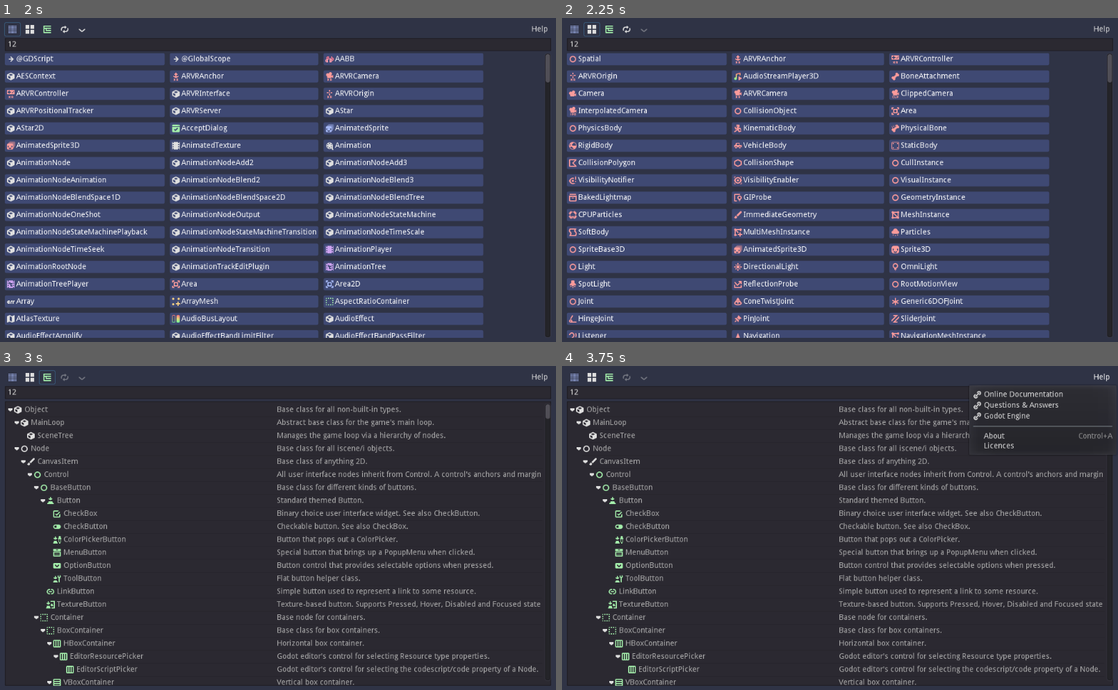
Above: before the commit, frames 1-4 (two rows, left to right).
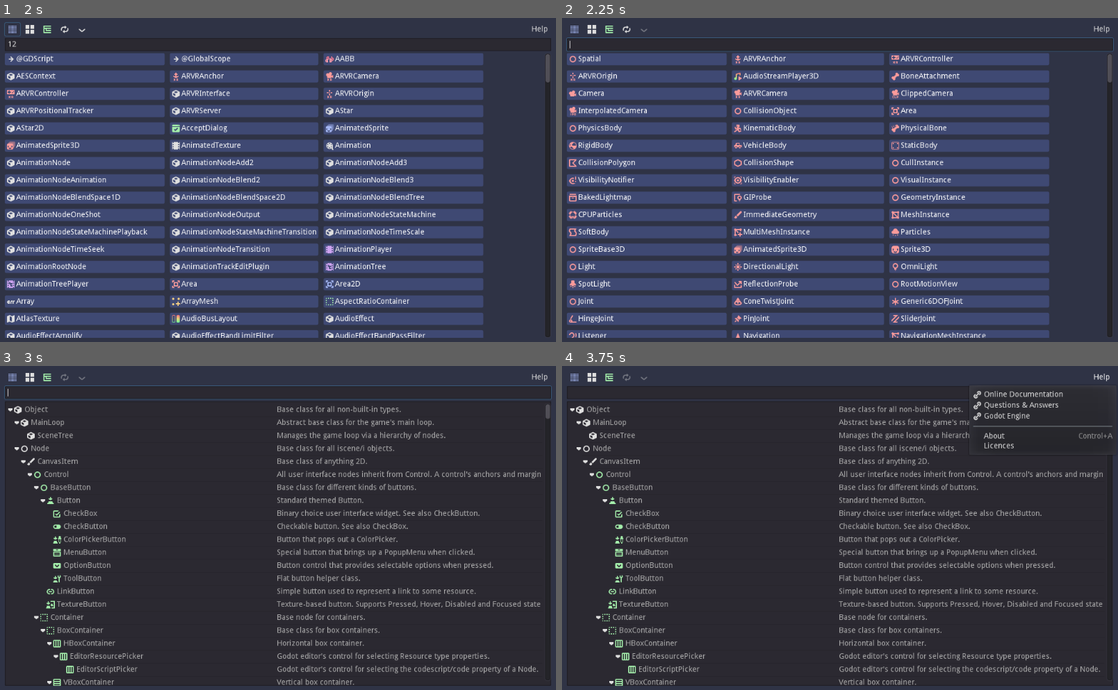
Above: after the commit, the same moments.

Repository: andrew-wilkes/gdscript-class-explorer
Game: Godot game, scene res://Main.tscn
Same seed, same stepped clock (60 frames per second), same inputs: the game is played once before the commit and once after it.
Inputs (mouse positions are in pixels of both pictures, inside the frame that each line leads up to):
- Up to frame 1 (2 s): click (278, 43) at 0.52 s; type "12" at 0.6 s; click (11, 30) at 1.25 s
- Up to frame 2 (2.25 s): click (589, 30) at 2 s
- Up to frame 3 (3 s): click (44, 378) at 2.75 s
- Up to frame 4 (3.75 s): click "Help" at 3.5 s

Frame 1 is identical in both runs. In frame 2, 0.5% of the frame differs, in the area x 0-100%, y 1-11%; in frame 3, 0.5%; in frame 4, less than 0.1%.

Commit message:
Set focus back to search after button press

Diff:
--- a/src/Main.gd
+++ b/src/Main.gd
@@ -317,6 +317,7 @@
 		Data.settings_changed = true
 		set_visibility(false, false, false)
 		update_weighted_labels()
+		clear_search_box()
 
 
 func _on_Groups_pressed():
@@ -325,6 +326,7 @@
 	else:
 		Data.settings.list_mode = LIST_MODE.GROUP
 		set_visibility(false, false, true)
+		clear_search_box()
 	Data.settings_changed = true
 	update_labels_by_group()
 
@@ -334,12 +336,14 @@
 		Data.settings.list_mode = LIST_MODE.TREE
 		Data.settings_changed = true
 		set_visibility(true, true, true)
+		clear_search_box()
 
 
 func _on_Random_pressed():
 	Data.settings.list_mode = LIST_MODE.RAND
 	Data.settings_changed = true
 	randomize_buttons()
+
 
 
 func _on_Reset_pressed():
@@ -351,3 +355,4 @@
 	if changed:
 		update_weighted_labels()
 		Data.settings_changed = true
+	clear_search_box()
